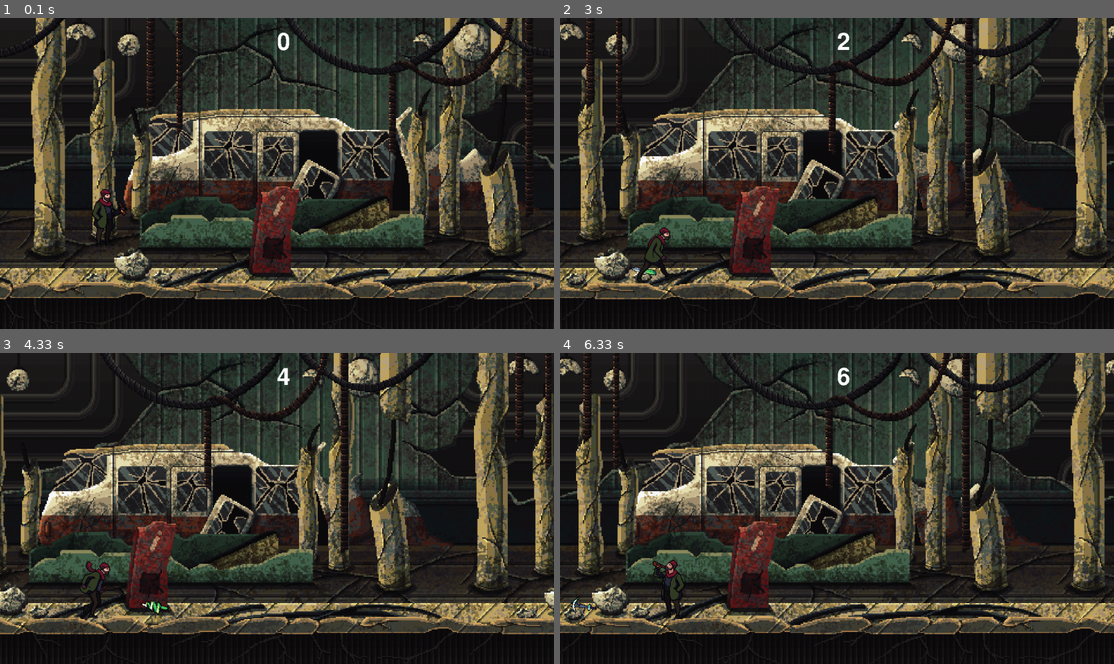
Above: before the commit, frames 1-4 (two rows, left to right).
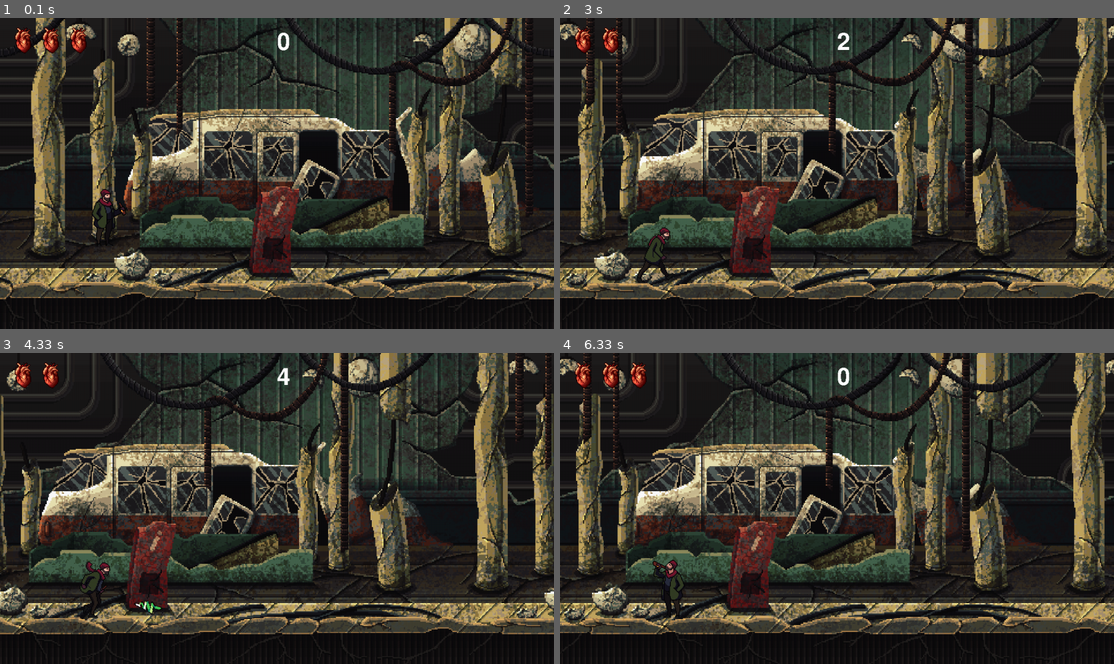
Above: after the commit, the same moments.

Repository: Duda-e/EduaradaRobertaCosta
Game: pygame game, started from Aula04/HomeLessWalker/Main.py
The game is run twice, just before and just after one commit, with the same random seed, the same clock (stepped at 60 frames per second) and the same inputs.
Inputs:
- Up to frame 1 (0.1 s): no input
- Up to frame 2 (3 s): hold Space 0.33-0.8 s; hold Right 0.33-0.8 s; hold Right 0.83-1.3 s; hold Right 1.33-1.8 s; hold Left 1.83-2.37 s; hold Left 2.4-2.8 s; hold Right from 2.83 s (still down)
- Up to frame 3 (4.33 s): release Right at 3.47 s; hold Left 3.5-3.97 s; hold Right from 4 s (still down)
- Up to frame 4 (6.33 s): release Right at 4.47 s; hold Right 4.5-4.97 s; hold Left 5-5.53 s; hold Left 5.57-5.97 s; tap Enter at 6 s

The runs differ from the first frame. In frame 1, 0.5% of the frame differs, in the area x 2-16%, y 2-12%; in frame 2, 0.4%; in frame 3, 0.4%; in frame 4, 0.6%, in the area x 1-53%, y 3-84%.

Commit message:
Som e musica

Diff:
--- a/Aula04/HomeLessWalker/Main.py
+++ b/Aula04/HomeLessWalker/Main.py
@@ -2,7 +2,12 @@
 from random import randint
 
 pygame.init()
+pygame.init()
 relogio = pygame.time.Clock()
+
+#Teste para musica
+musicaFundo = pygame.mixer.music.load("assets/Musica/BoxCat Games - Trace Route.mp3")
+pygame.mixer.music.play()
 
 tamanhoTela = (1280, 720)
 tela = pygame.display.set_mode(tamanhoTela)
@@ -19,13 +24,11 @@
 folhaSpritesJump = pygame.image.load("assets/Homeless_1/Jump.png").convert_alpha()
 folhaSpritesRunn = pygame.image.load("assets/Homeless_1/Run.png").convert_alpha()
 
-
 # Define os frames
 listFramesIdle = []
 listFramesWalk = []
 listFramesJump = []
 listFramesRunn = []
-listaObstaculos = []
 
 # Cria os frames do personagem na lista de listFramesIdle
 for i in range(11):
@@ -75,27 +78,32 @@
 
 # Retangulo do personagem na tela para melhor controle e posicionamento do personagem
 personagemRect = listFramesIdle[0].get_rect(midbottom=(250, 480))
+personagemColisaoRect = pygame.Rect(personagemRect.x, personagemRect.y, 80, 120)
 
 gravidade = 1 # Gravidade do jogo, valor que aumenta a cada frame
 direcaoPersonagem = 1 # Direção que o personagem está olhando (1 = Direita, -1 = Esquerda)
 estaAndando = False # Define se o personagem está andando ou não
 
+# ASSETS PARA OS OBSTÁCULOS
+listaImagensObstaculos = [
+    pygame.image.load(f"assets/Obstaculos/Armas/Icon28_{i:02d}.png").convert_alpha() for i in range(1, 40)
+]
+# Lista de obstáculos que aparecerão na tela
+
+# Loop que redimensiona as imagens dos obstáculos
+for i in range(len(listaImagensObstaculos)):
+    # Redimensiona a imagem para 50x50 pixels
+    listaImagensObstaculos[i] = pygame.transform.scale(listaImagensObstaculos[i], (50, 50))
+    # Inverte a imagem no eixo X
+    listaImagensObstaculos[i] = pygame.transform.flip(listaImagensObstaculos[i], True, False)
+    # Rotaciona a imagem em 35 graus
+    listaImagensObstaculos[i] = pygame.transform.rotate(listaImagensObstaculos[i], 35)
+
+# ICONES
+iconeVida = pygame.image.load("assets/icon/Icon12.png").convert_alpha()
+iconeVida = pygame.transform.scale2x(iconeVida)
+
 # ASSETS PARA O PLANO DE FUNDO
-#Obstaculos do personagem
-
-listBgImagesObs = [
-    pygame.image.load(f"assets/Obstaculos/Armas/Icon28_{i:02d}.png").convert_alpha() for i in range(1 ,40)
-]
-
-# Loop que redimensiona as imagens dos obstaculos
-
-for i in range(len(listBgImagesObs)):
-    listBgImagesObs[i] = pygame.transform.scale(listBgImagesObs[i], (50,50))
-    listBgImagesObs[i] = pygame.transform.flip(listBgImagesObs[i], True,False)
-    listBgImagesObs[i] = pygame.transform.rotate(listBgImagesObs[i], 35)
-
-
-
 # Importa as imagens do plano de fundo
 listBgImages = [
     pygame.image.load("assets/Apocalipse/Postapocalypce4/Bright/bg.png").convert_alpha(),
@@ -117,16 +125,19 @@
 
 ALTURA_CHAO = 485
 velocidadePersonagem = 30
-
+vidas = 3
+GameOver = False
 tempoJogo = 0
+
+listaObstaculos = [] # Lista de obstáculos que aparecerão na tela
 
 AUMENTA_DIFICULDADE = pygame.USEREVENT + 1 # Evento para aumentar a dificuldade do jogo
 pygame.time.set_timer(AUMENTA_DIFICULDADE, 10000) # Aumenta a dificuldade a cada 10 segundos
 
-tempoSurgimentoObstaculo = 3000
-ADICIONA_OBSTACULO = pygame.USEREVENT + 2
-pygame.time.set_timer(ADICIONA_OBSTACULO, randint (500, tempoSurgimentoObstaculo))
-
+tempoMaximoEntreObstaculos = 3000
+ADICIONA_OBSTACULO = pygame.USEREVENT + 2 # Evento para adicionar um obstáculo na tela
+pygame.time.set_timer(ADICIONA_OBSTACULO, randint(500, tempoMaximoEntreObstaculos)) # Adiciona um obstáculo a cada 1 segundo
+estaTocandoMusica = True
 # LOOP PRINCIPAL
 while True:
     # Loop que verifica todos os eventos que acontecem no jogo
@@ -137,28 +148,32 @@
             pygame.quit() # Fecha o jogo
             exit() # Fecha o programa
 
-        if event.type == AUMENTA_DIFICULDADE:
-            velocidadePersonagem += 4
-
-            if tempoSurgimentoObstaculo > 1100:
-                tempoSurgimentoObstaculo -= 300
-                pygame.time.set_timer(ADICIONA_OBSTACULO, randint (800, tempoSurgimentoObstaculo))
-
-        if event.type == ADICIONA_OBSTACULO:
-            obstaculoImage = listBgImagesObs[ randint(0, len(listBgImagesObs) - 1)]
-            posicaoX = randint(1280, 1500)
-            obstaculoRect = obstaculoImage.get_rect(midbottom=(posicaoX, 620))
-
-            obstaculo = {
-                "rect": obstaculoRect,
-                "image": obstaculoImage
-            }
-
-            listaObstaculos.append(obstaculo)
-
-
-    # Preenche a tela com a cor branca
-    tela.fill((255, 255, 255))
+        if not GameOver:
+            if event.type == AUMENTA_DIFICULDADE:
+                velocidadePersonagem += 4
+
+                if tempoMaximoEntreObstaculos > 1100:
+                    tempoMaximoEntreObstaculos -= 300
+
+                pygame.time.set_timer(ADICIONA_OBSTACULO, randint(800, tempoMaximoEntreObstaculos))
+
+            if event.type == ADICIONA_OBSTACULO:
+                obstaculoImage = listaImagensObstaculos[randint(0, len(listaImagensObstaculos) - 1)]
+                posicaoX = randint(1280, 1500)
+                obstaculoRect = obstaculoImage.get_rect(midbottom=(posicaoX, 620))
+
+                obstaculo = {
+                    "rect": obstaculoRect,
+                    "image": obstaculoImage
+                }
+
+                listaObstaculos.append(obstaculo)
+
+    tela.fill((255, 255, 255)) # Preenche a tela com a cor branca
+
+    # Verifica se o jogador perdeu todas as vidas
+    if vidas <= 0:
+        GameOver = True
 
     # Percorre todas as imagens do plano de fundo para movimentar
     for i in range(len(listBgImages)):
@@ -185,7 +200,8 @@
         tela.blit(listBgImages[i], (listaBgPosicoes[i] + -tamanhoTela[0], 0))
 
     # Atualiza o tempo de jogo
-    tempoJogo += dt
+    if not GameOver:
+        tempoJogo += dt
 
     # Cria o texto para o tempo de jogo
     textoTempo = fonteTempo.render(str(int(tempoJogo)), False, (255, 255, 255))
@@ -193,14 +209,39 @@
     # Desenha o tempo de jogo na tela
     tela.blit(textoTempo, (tamanhoTela[0] / 2, 30))
 
-    # Desenha os obtaculos na tela
+    # Cria o texto para as vidas do jogador
+    for i in range(vidas):
+        tela.blit(iconeVida, (20 + i * iconeVida.get_width(), 20))
+
+    # DESENHA O MENU DE REINICIAR O JOGO
+    if GameOver:
+        if estaTocandoMusica:
+            pygame.mixer.music.stop()
+            estaTocandoMusica = False
+
+        # Cria o texto para o menu de reiniciar o jogo
+        textoGameOver = fonteTempo.render("JAH ERA!", False, (255, 255, 255))
+        textoReiniciar = fonteTempo.render("APERTE ENTER PARA REINICIAR", False, (255, 255, 255))
+
+        # Desenha o menu de reiniciar o jogo na tela
+        tela.blit(textoGameOver, (484, 260))
+        tela.blit(textoReiniciar, (84, 360))
+
+
+    # DESENHA OS OBSTÁCULOS NA TELA
     for obstaculo in listaObstaculos:
         obstaculo["rect"].x -= 30 * velocidadePersonagem * dt
 
-        if obstaculo["rect"].right < 0 :
+        # Verifica se o obstáculo saiu da tela
+        if obstaculo["rect"].right < 0:
             listaObstaculos.remove(obstaculo)
 
         tela.blit(obstaculo["image"], obstaculo["rect"])
+
+        # Verifica se houve colisão entre o personagem e o obstáculo
+        if personagemColisaoRect.colliderect(obstaculo["rect"]):
+            listaObstaculos.remove(obstaculo)
+            vidas -= 1
 
     # Soma o tempo que se passou desde o último frame
     tempoAnimacaoIdle += dt
@@ -220,7 +261,6 @@
         indexFrameWalk = (indexFrameWalk + 1) % len(listFramesWalk)
         tempoAnimacaoWalk = 0.0
 
-
     # Atualiza a animação do personagem pulando
     tempoAnimacaoJump += dt
 
@@ -245,18 +285,29 @@
     # Pega as teclas que foram pressionadas
     listTeclas = pygame.key.get_pressed()
 
-    if listTeclas[pygame.K_LEFT]: # Verifica se a tecla esquerda foi pressionada
-        direcaoPersonagem = -1 # Define a direção do personagem para a esquerda
-        estaAndando = True # Define que o personagem está andando
-
-    if listTeclas[pygame.K_RIGHT]:
-        direcaoPersonagem = 1
-        estaAndando = True
-
-    if listTeclas[pygame.K_SPACE]: # Verifica se a tecla espaço foi pressionada
-        if personagemRect.centery == ALTURA_CHAO: # Verifica se o personagem está no chão
-            gravidade = -30 # Define como negativo para o personagem subir
-            indexFrameJump = 0 # Reseta o frame do pulo
+    if not GameOver:
+        if listTeclas[pygame.K_LEFT]: # Verifica se a tecla esquerda foi pressionada
+            direcaoPersonagem = -1 # Define a direção do personagem para a esquerda
+            estaAndando = True # Define que o personagem está andando
+
+        if listTeclas[pygame.K_RIGHT]:
+            direcaoPersonagem = 1
+            estaAndando = True
+
+        if listTeclas[pygame.K_SPACE]: # Verifica se a tecla espaço foi pressionada
+            if personagemRect.centery == ALTURA_CHAO: # Verifica se o personagem está no chão
+                gravidade = -30 # Define como negativo para o personagem subir
+                indexFrameJump = 0 # Reseta o frame do pulo
+    else:
+        if listTeclas[pygame.K_RETURN]:
+            vidas = 3
+            GameOver = False
+            tempoJogo = 0
+            velocidadePersonagem = 30
+            tempoMaximoEntreObstaculos = 3000
+            listaObstaculos = []
+            # Reiniciar o som
+            pygame.mixer.music.play(-1)
 
     # Gravidade Aumenta
     gravidade += 2
@@ -267,6 +318,8 @@
     # Verifica se o personagem está no chão
     if personagemRect.centery >= ALTURA_CHAO:
         personagemRect.centery = ALTURA_CHAO
+
+    personagemColisaoRect.midbottom = personagemRect.midbottom
 
     # Desenha o personagem
     if gravidade < 0: # Verifica se o personagem está subindo
Binary file added: Aula04/HomeLessWalker/assets/icon/Icon12.png
Not shown, added: Aula04/HomeLessWalker/assets/Musica/BoxCat Games - Trace Route.mp3
